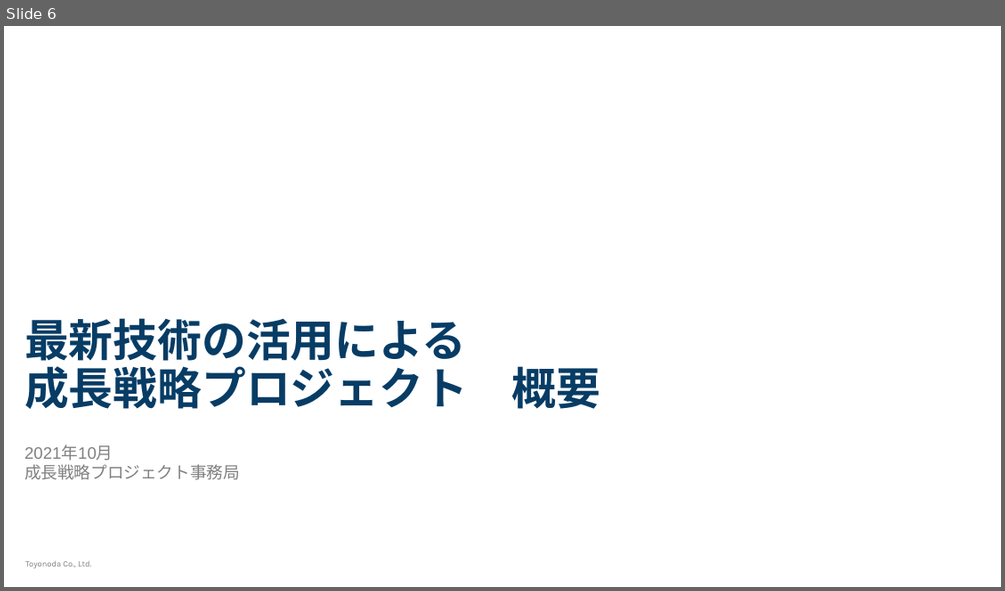
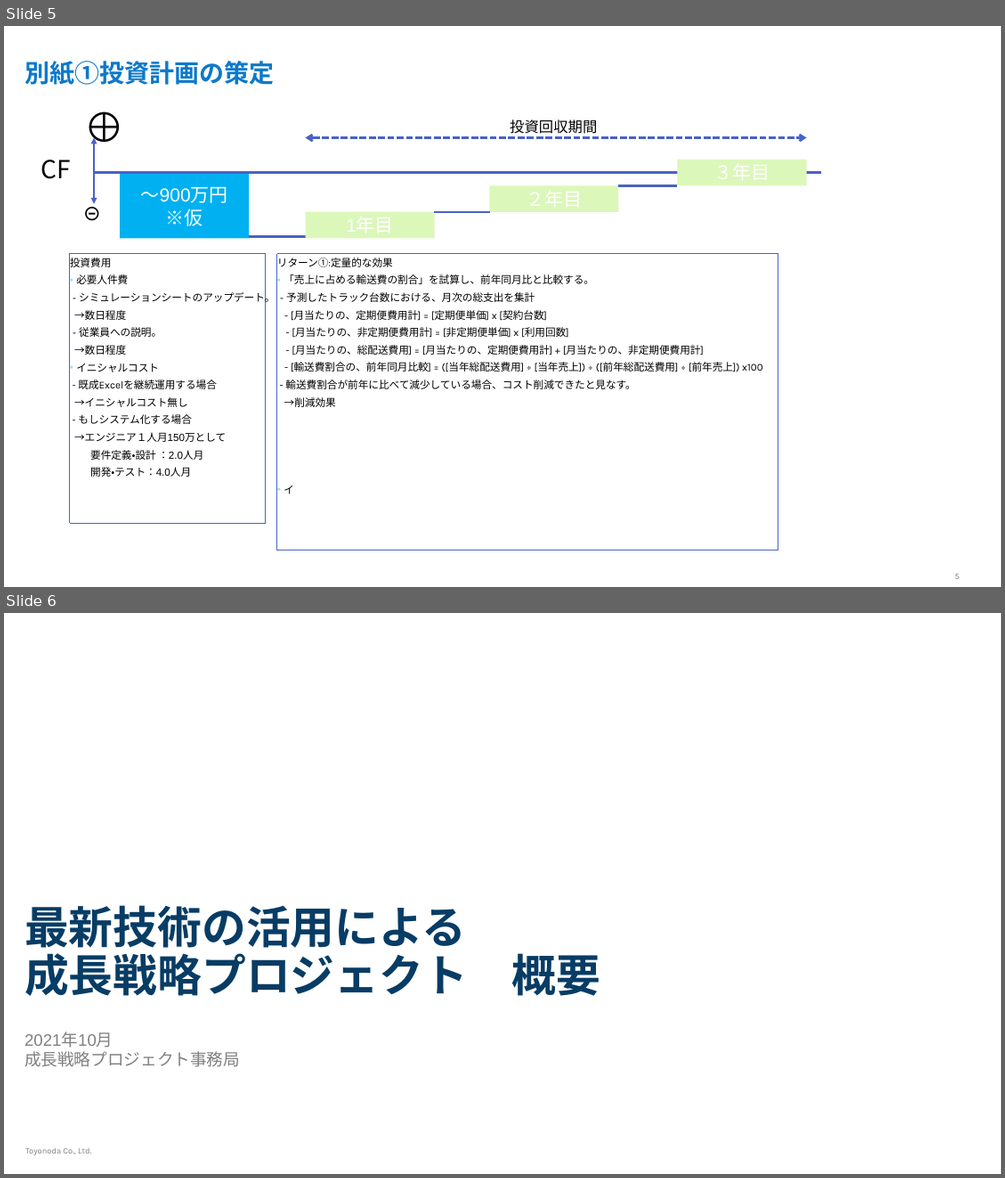
Before and after one commit to carreraastra/PBL01, a slide deck: PBL04_演習5_m.kiyo.pptx. Shown one above the other, each under a label of ours: slide 6 before the commit, slides 5 and 6 after it. The pictures are 1005x591 and 1005x1178 pixels, drawn with LibreOffice and Linux fonts; fonts in the diff are those of the drawing; background and template pictures are left out. Boxes give left, top, right and bottom in pixels: in the first picture for what was removed or moved away, otherwise in the second. Text is boxed around its words. In the diff, an @@ line names an element or a change of style, - is before the commit and + after.

```diff
--- a/PBL04_演習5_m.kiyo.pptx
+++ b/PBL04_演習5_m.kiyo.pptx
@@ slide 5 added at <box>4,26,1001,587</box>, background #FFFFFF @@
@@ rectangle added at <box>872,26,1001,99</box>, fill #FFFFFF @@
@@ text added at <box>24,61,274,85</box>, 24 pt, text #0D79CA, bold @@
+別紙①投資計画の策定
@@ text added at <box>76,97,115,156</box>, 40 pt, text #000000 @@
+⊕
@@ text added at <box>510,119,597,137</box>, 14 pt, text #000000 @@
+投資回収期間
@@ double arrow added from (94, 137) to (94, 204), #4963C7 1.5 pt @@
@@ double arrow added from (306, 137) to (807, 137), #4963C7 2.25 pt dashed @@
@@ text added at <box>40,160,70,179</box>, 24 pt, text #000000 @@
+CF
@@ line added from (94, 173) to (821, 173), #4963C7 2.25 pt @@
@@ rectangle added at <box>120,174,250,239</box>, fill #00B0F0, 18 pt, text #FFFFFF @@
+～900万円
+※仮
@@ rectangle added at <box>489,185,619,211</box>, fill #DCF7BA, 18 pt, text #FFFFFF @@
+２年目
@@ line added from (619, 185) to (678, 185), #4963C7 2.25 pt @@
@@ rectangle added at <box>678,160,807,185</box>, fill #DCF7BA, 18 pt, text #FFFFFF @@
+３年目
@@ text added at <box>76,196,154,229</box>, 20 pt, text #000000 @@
+⊝
@@ rectangle added at <box>306,212,435,239</box>, fill #DCF7BA, 18 pt, text #FFFFFF @@
+1年目
@@ line added from (434, 212) to (490, 212), #4963C7 2.25 pt @@
@@ line added from (250, 237) to (306, 237), #4963C7 2.25 pt @@
@@ rectangle added at <box>70,254,266,524</box>, outline #4963C7 0 pt dashed, 10 pt, text #000000 @@
+投資費用
+• 必要人件費
+- シミュレーションシートのアップデート。
+→数日程度
+- 従業員への説明。
+→数日程度
+• イニシャルコスト
+- 既成Excelを継続運用する場合
+→イニシャルコスト無し
+- もしシステム化する場合
+→エンジニア１人月150万として
+要件定義・設計 ：2.0人月
+開発・テスト：4.0人月
@@ rectangle added at <box>277,254,778,550</box>, outline #4963C7 0 pt dashed, 10 pt, text #000000 @@
+リターン①:定量的な効果
+• 「売上に占める輸送費の割合」を試算し、前年同月比と比較する。
+- 予測したトラック台数における、月次の総支出を集計
+- [月当たりの、定期便費用計] = [定期便単価] x [契約台数]
+- [月当たりの、非定期便費用計] = [非定期便単価] x [利用回数]
+- [月当たりの、総配送費用] = [月当たりの、定期便費用計] + [月当たりの、非定期便費用計]
+- [輸送費割合の、前年同月比較] = ([当年総配送費用] ÷ [当年売上]) ÷ ([前年総配送費用] ÷ [前年売上]) x100
+- 輸送費割合が前年に比べて減少している場合、コスト削減できたと見なす。
+→削減効果
+• イ
@@ page number added at <box>955,573,959,579</box>, 8 pt, text #808080 @@
+5
```
Also in this commit, not shown: 1 slide removed.
